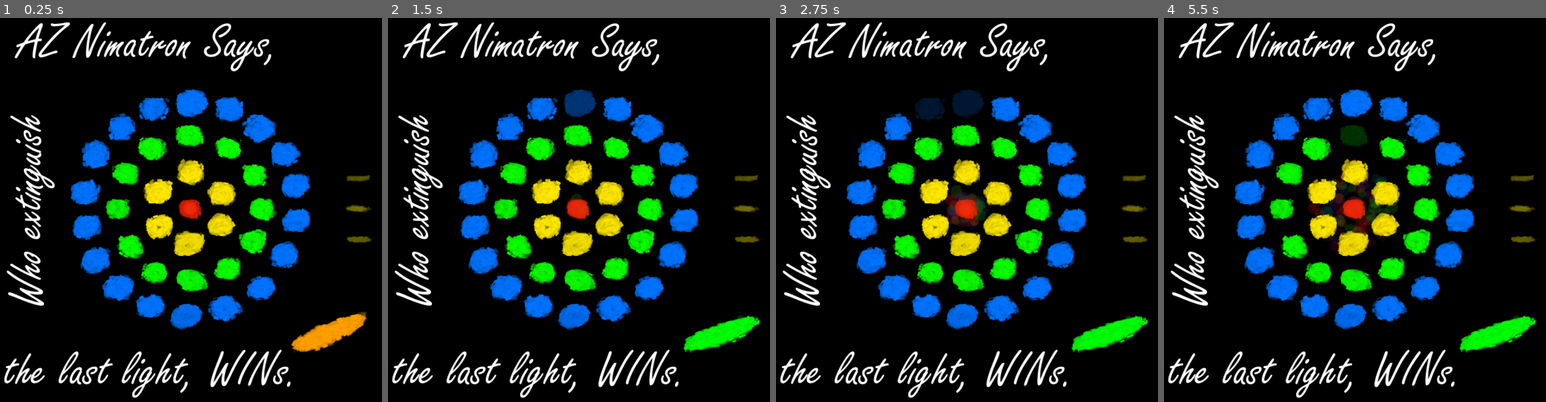
Above: before the commit, frames 1-4 (left to right).
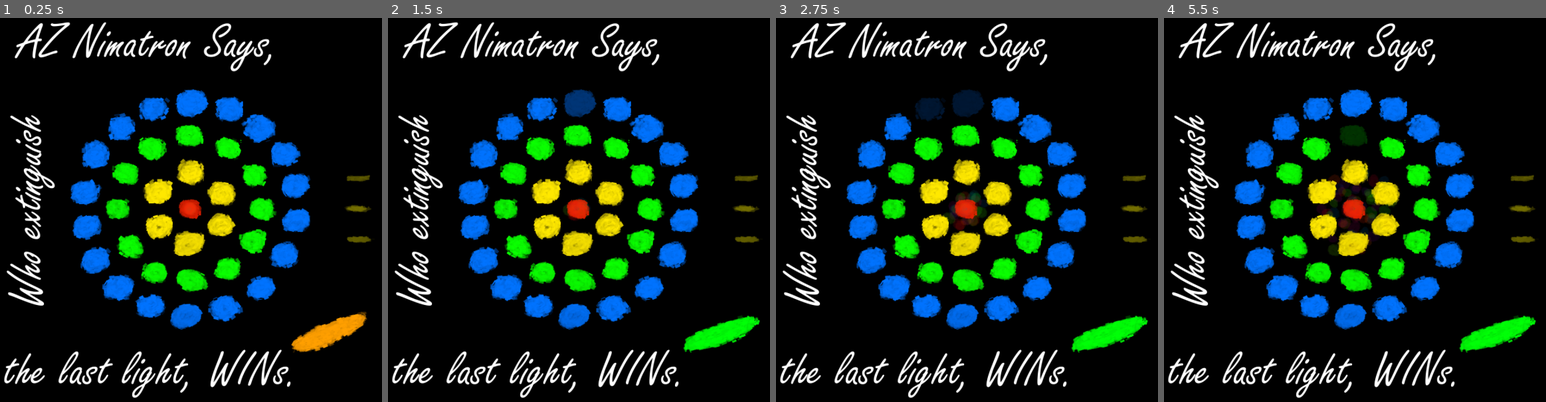
Above: after the commit, the same moments.

Repository: Sarvarian/Nimatron2021
Game: Godot game, scene res://main.tscn
Two runs of this game, one before a commit and one after it. Both use one fixed random seed, a clock stepped at 60 frames per second and the inputs below.
Inputs (mouse positions are in pixels of both pictures, inside the frame that each line leads up to):
- Up to frame 1 (0.25 s): no input
- Up to frame 2 (1.5 s): click (724, 336) at 0.5 s; tap Enter at 1.25 s; move the mouse to (666, 186) at 1.27 s; hold 0 (hue_shift_right) from 1.28 s (still down); hold = (add) from 1.28 s (still down); click (666, 186) at 1.42 s
- Up to frame 3 (2.75 s): move the mouse to (886, 229) at 2.02 s; release 0 (hue_shift_right) at 2.03 s; release = (add) at 2.03 s; hold 9 (hue_shift_left) from 2.03 s (still down); tap 4 (four) at 2.1 s
- Up to frame 4 (5.5 s): move the mouse to (1393, 121) at 2.77 s; release 9 (hue_shift_left) at 2.78 s; hold 0 (hue_shift_right) 2.78-4.28 s; tap 1 (one) at 2.85 s; move the mouse to (1335, 286) at 3.52 s; tap Keypad 5 (saturation_less) at 3.6 s; click (1335, 286) at 3.67 s; move the mouse to (1473, 267) at 4.27 s; hold Keypad 8 (saturation_more) 4.28-5.03 s; hold 9 (hue_shift_left) from 4.28 s (still down); move the mouse to (1232, 148) at 5.02 s; tap - (sub) at 5.1 s

The runs differ from the first frame. In frame 2, less than 0.1% of the frame differs, in the area x 45-53%, y 45-53%; in frame 3, 0.5%; in frame 4, 1.1%, in the area x 37-62%, y 38-62%.

Commit message:
some changes on prarticles.

Diff:
--- /dev/null
+++ b/Particles2DRoot.tscn
@@ -0,0 +1,28 @@
+[gd_scene load_steps=2 format=2]
+
+[ext_resource path="res://z1939_nimatron/assets/art/white_flower.tres" type="Texture" id=1]
+
+[node name="Particles2DRoot" type="Node2D"]
+__meta__ = {
+"_edit_group_": true
+}
+
+[node name="Particles2D" type="CPUParticles2D" parent="."]
+amount = 50
+lifetime = 100.0
+texture = ExtResource( 1 )
+direction = Vector2( 500, 500 )
+spread = 90.0
+initial_velocity = 100.0
+initial_velocity_random = 1.0
+angular_velocity = 20.0
+angular_velocity_random = 1.0
+orbit_velocity = 0.1
+scale_amount = 1.5
+scale_amount_random = 1.0
+color = Color( 1, 0, 0, 0.196078 )
+hue_variation = 0.35
+hue_variation_random = 1.0
+__meta__ = {
+"_edit_lock_": true
+}
--- a/main.tscn
+++ b/main.tscn
@@ -38,7 +38,6 @@
 [ext_resource path="res://z1939_nimatron/assets/art/light_blue/light_blue_6.tres" type="Texture" id=36]
 [ext_resource path="res://z1939_nimatron/assets/art/light_blue/light_blue_3.tres" type="Texture" id=37]
 [ext_resource path="res://z1939_nimatron/assets/art/light_blue/light_blue_13.tres" type="Texture" id=38]
-[ext_resource path="res://z1939_nimatron/assets/art/white_flower.tres" type="Texture" id=39]
 [ext_resource path="res://z1939_nimatron/assets/texts/who_extenguishes.tres" type="Texture" id=40]
 [ext_resource path="res://z1939_nimatron/assets/texts/az_nimatron_says.tres" type="Texture" id=41]
 [ext_resource path="res://z1939_nimatron/assets/texts/the_last_light_wins.tres" type="Texture" id=42]
@@ -52,6 +51,7 @@
 [ext_resource path="res://z1939_nimatron/assets/art/stars/star_off_1.tres" type="Texture" id=50]
 [ext_resource path="res://z1939_nimatron/assets/art/stars/star_on_1.tres" type="Texture" id=51]
 [ext_resource path="res://z1939_nimatron/assets/Oglsdl-Dr8v2.wav" type="AudioStream" id=52]
+[ext_resource path="res://Particles2DRoot.tscn" type="PackedScene" id=53]
 
 [sub_resource type="StyleBoxFlat" id=1]
 bg_color = Color( 1, 1, 1, 1 )
@@ -417,768 +417,80 @@
 "_edit_use_anchors_": false
 }
 
-[node name="Purticles" type="Node2D" parent="."]
+[node name="Purticles2" type="Node2D" parent="."]
 position = Vector2( 300, 300 )
 scale = Vector2( 0.05, 0.05 )
-__meta__ = {
-"_edit_group_": true,
-"_edit_lock_": true
-}
-
-[node name="Particles2D" type="CPUParticles2D" parent="Purticles"]
-amount = 50
-lifetime = 100.0
-texture = ExtResource( 39 )
-direction = Vector2( 500, 500 )
-spread = 90.0
-initial_velocity = 100.0
-initial_velocity_random = 1.0
-angular_velocity = 20.0
-angular_velocity_random = 1.0
-orbit_velocity = 0.1
-scale_amount = 1.5
-scale_amount_random = 1.0
-color = Color( 1, 0, 0, 0.196078 )
-hue_variation = 0.35
-hue_variation_random = 1.0
-__meta__ = {
-"_edit_lock_": true
-}
-
-[node name="Particles2D2" type="CPUParticles2D" parent="Purticles"]
-rotation = -0.174533
-amount = 50
-lifetime = 100.0
-texture = ExtResource( 39 )
-direction = Vector2( 500, 500 )
-spread = 90.0
-initial_velocity = 100.0
-initial_velocity_random = 1.0
-angular_velocity = 20.0
-angular_velocity_random = 1.0
-orbit_velocity = 0.1
-scale_amount = 1.5
-scale_amount_random = 1.0
-color = Color( 1, 0, 0, 0.196078 )
-hue_variation = 0.35
-hue_variation_random = 1.0
-__meta__ = {
-"_edit_lock_": true
-}
-
-[node name="Particles2D3" type="CPUParticles2D" parent="Purticles"]
-rotation = -0.349066
-amount = 50
-lifetime = 100.0
-texture = ExtResource( 39 )
-direction = Vector2( 500, 500 )
-spread = 90.0
-initial_velocity = 100.0
-initial_velocity_random = 1.0
-angular_velocity = 20.0
-angular_velocity_random = 1.0
-orbit_velocity = 0.1
-scale_amount = 1.5
-scale_amount_random = 1.0
-color = Color( 1, 0, 0, 0.196078 )
-hue_variation = 0.35
-hue_variation_random = 1.0
-__meta__ = {
-"_edit_lock_": true
-}
-
-[node name="Particles2D4" type="CPUParticles2D" parent="Purticles"]
-rotation = -0.523599
-amount = 50
-lifetime = 100.0
-texture = ExtResource( 39 )
-direction = Vector2( 500, 500 )
-spread = 90.0
-initial_velocity = 100.0
-initial_velocity_random = 1.0
-angular_velocity = 20.0
-angular_velocity_random = 1.0
-orbit_velocity = 0.1
-scale_amount = 1.5
-scale_amount_random = 1.0
-color = Color( 1, 0, 0, 0.196078 )
-hue_variation = 0.35
-hue_variation_random = 1.0
-__meta__ = {
-"_edit_lock_": true
-}
-
-[node name="Particles2D5" type="CPUParticles2D" parent="Purticles"]
-rotation = -0.698132
-amount = 50
-lifetime = 100.0
-texture = ExtResource( 39 )
-direction = Vector2( 500, 500 )
-spread = 90.0
-initial_velocity = 100.0
-initial_velocity_random = 1.0
-angular_velocity = 20.0
-angular_velocity_random = 1.0
-orbit_velocity = 0.1
-scale_amount = 1.5
-scale_amount_random = 1.0
-color = Color( 1, 0, 0, 0.196078 )
-hue_variation = 0.35
-hue_variation_random = 1.0
-__meta__ = {
-"_edit_lock_": true
-}
-
-[node name="Particles2D6" type="CPUParticles2D" parent="Purticles"]
-rotation = -0.872665
-amount = 50
-lifetime = 100.0
-texture = ExtResource( 39 )
-direction = Vector2( 500, 500 )
-spread = 90.0
-initial_velocity = 100.0
-initial_velocity_random = 1.0
-angular_velocity = 20.0
-angular_velocity_random = 1.0
-orbit_velocity = 0.1
-scale_amount = 1.5
-scale_amount_random = 1.0
-color = Color( 1, 0, 0, 0.196078 )
-hue_variation = 0.35
-hue_variation_random = 1.0
-__meta__ = {
-"_edit_lock_": true
-}
-
-[node name="Particles2D7" type="CPUParticles2D" parent="Purticles"]
+
+[node name="Particles2DRoot" parent="Purticles2" instance=ExtResource( 53 )]
+
+[node name="Particles2DRoot2" parent="Purticles2" instance=ExtResource( 53 )]
+rotation = -0.261799
+
+[node name="Particles2DRoot3" parent="Purticles2" instance=ExtResource( 53 )]
+rotation = -0.523598
+
+[node name="Particles2DRoot4" parent="Purticles2" instance=ExtResource( 53 )]
+rotation = -0.785397
+
+[node name="Particles2DRoot5" parent="Purticles2" instance=ExtResource( 53 )]
 rotation = -1.0472
-amount = 50
-lifetime = 100.0
-texture = ExtResource( 39 )
-direction = Vector2( 500, 500 )
-spread = 90.0
-initial_velocity = 100.0
-initial_velocity_random = 1.0
-angular_velocity = 20.0
-angular_velocity_random = 1.0
-orbit_velocity = 0.1
-scale_amount = 1.5
-scale_amount_random = 1.0
-color = Color( 1, 0, 0, 0.196078 )
-hue_variation = 0.35
-hue_variation_random = 1.0
-__meta__ = {
-"_edit_lock_": true
-}
-
-[node name="Particles2D8" type="CPUParticles2D" parent="Purticles"]
-rotation = -1.22173
-amount = 50
-lifetime = 100.0
-texture = ExtResource( 39 )
-direction = Vector2( 500, 500 )
-spread = 90.0
-initial_velocity = 100.0
-initial_velocity_random = 1.0
-angular_velocity = 20.0
-angular_velocity_random = 1.0
-orbit_velocity = 0.1
-scale_amount = 1.5
-scale_amount_random = 1.0
-color = Color( 1, 0, 0, 0.196078 )
-hue_variation = 0.35
-hue_variation_random = 1.0
-__meta__ = {
-"_edit_lock_": true
-}
-
-[node name="Particles2D9" type="CPUParticles2D" parent="Purticles"]
-rotation = -1.39626
-amount = 50
-lifetime = 100.0
-texture = ExtResource( 39 )
-direction = Vector2( 500, 500 )
-spread = 90.0
-initial_velocity = 100.0
-initial_velocity_random = 1.0
-angular_velocity = 20.0
-angular_velocity_random = 1.0
-orbit_velocity = 0.1
-scale_amount = 1.5
-scale_amount_random = 1.0
-color = Color( 1, 0, 0, 0.196078 )
-hue_variation = 0.35
-hue_variation_random = 1.0
-__meta__ = {
-"_edit_lock_": true
-}
-
-[node name="Particles2D10" type="CPUParticles2D" parent="Purticles"]
-rotation = -1.5708
-amount = 50
-lifetime = 100.0
-texture = ExtResource( 39 )
-direction = Vector2( 500, 500 )
-spread = 90.0
-initial_velocity = 100.0
-initial_velocity_random = 1.0
-angular_velocity = 20.0
-angular_velocity_random = 1.0
-orbit_velocity = 0.1
-scale_amount = 1.5
-scale_amount_random = 1.0
-color = Color( 1, 0, 0, 0.196078 )
-hue_variation = 0.35
-hue_variation_random = 1.0
-__meta__ = {
-"_edit_lock_": true
-}
-
-[node name="Particles2D11" type="CPUParticles2D" parent="Purticles"]
-rotation = -1.74533
-amount = 50
-lifetime = 100.0
-texture = ExtResource( 39 )
-direction = Vector2( 500, 500 )
-spread = 90.0
-initial_velocity = 100.0
-initial_velocity_random = 1.0
-angular_velocity = 20.0
-angular_velocity_random = 1.0
-orbit_velocity = 0.1
-scale_amount = 1.5
-scale_amount_random = 1.0
-color = Color( 1, 0, 0, 0.196078 )
-hue_variation = 0.35
-hue_variation_random = 1.0
-__meta__ = {
-"_edit_lock_": true
-}
-
-[node name="Particles2D12" type="CPUParticles2D" parent="Purticles"]
-rotation = -1.91986
-amount = 50
-lifetime = 100.0
-texture = ExtResource( 39 )
-direction = Vector2( 500, 500 )
-spread = 90.0
-initial_velocity = 100.0
-initial_velocity_random = 1.0
-angular_velocity = 20.0
-angular_velocity_random = 1.0
-orbit_velocity = 0.1
-scale_amount = 1.5
-scale_amount_random = 1.0
-color = Color( 1, 0, 0, 0.196078 )
-hue_variation = 0.35
-hue_variation_random = 1.0
-__meta__ = {
-"_edit_lock_": true
-}
-
-[node name="Particles2D13" type="CPUParticles2D" parent="Purticles"]
-rotation = -2.0944
-amount = 50
-lifetime = 100.0
-texture = ExtResource( 39 )
-direction = Vector2( 500, 500 )
-spread = 90.0
-initial_velocity = 100.0
-initial_velocity_random = 1.0
-angular_velocity = 20.0
-angular_velocity_random = 1.0
-orbit_velocity = 0.1
-scale_amount = 1.5
-scale_amount_random = 1.0
-color = Color( 1, 0, 0, 0.196078 )
-hue_variation = 0.35
-hue_variation_random = 1.0
-__meta__ = {
-"_edit_lock_": true
-}
-
-[node name="Particles2D14" type="CPUParticles2D" parent="Purticles"]
-rotation = -2.26893
-amount = 50
-lifetime = 100.0
-texture = ExtResource( 39 )
-direction = Vector2( 500, 500 )
-spread = 90.0
-initial_velocity = 100.0
-initial_velocity_random = 1.0
-angular_velocity = 20.0
-angular_velocity_random = 1.0
-orbit_velocity = 0.1
-scale_amount = 1.5
-scale_amount_random = 1.0
-color = Color( 1, 0, 0, 0.196078 )
-hue_variation = 0.35
-hue_variation_random = 1.0
-__meta__ = {
-"_edit_lock_": true
-}
-
-[node name="Particles2D15" type="CPUParticles2D" parent="Purticles"]
-rotation = -2.44346
-amount = 50
-lifetime = 100.0
-texture = ExtResource( 39 )
-direction = Vector2( 500, 500 )
-spread = 90.0
-initial_velocity = 100.0
-initial_velocity_random = 1.0
-angular_velocity = 20.0
-angular_velocity_random = 1.0
-orbit_velocity = 0.1
-scale_amount = 1.5
-scale_amount_random = 1.0
-color = Color( 1, 0, 0, 0.196078 )
-hue_variation = 0.35
-hue_variation_random = 1.0
-__meta__ = {
-"_edit_lock_": true
-}
-
-[node name="Particles2D16" type="CPUParticles2D" parent="Purticles"]
+
+[node name="Particles2DRoot6" parent="Purticles2" instance=ExtResource( 53 )]
+rotation = -1.309
+
+[node name="Particles2DRoot7" parent="Purticles2" instance=ExtResource( 53 )]
+rotation = -1.57079
+
+[node name="Particles2DRoot8" parent="Purticles2" instance=ExtResource( 53 )]
+rotation = -1.83259
+
+[node name="Particles2DRoot9" parent="Purticles2" instance=ExtResource( 53 )]
+rotation = -2.09439
+
+[node name="Particles2DRoot10" parent="Purticles2" instance=ExtResource( 53 )]
+rotation = -2.35619
+
+[node name="Particles2DRoot11" parent="Purticles2" instance=ExtResource( 53 )]
 rotation = -2.61799
-amount = 50
-lifetime = 100.0
-texture = ExtResource( 39 )
-direction = Vector2( 500, 500 )
-spread = 90.0
-initial_velocity = 100.0
-initial_velocity_random = 1.0
-angular_velocity = 20.0
-angular_velocity_random = 1.0
-orbit_velocity = 0.1
-scale_amount = 1.5
-scale_amount_random = 1.0
-color = Color( 1, 0, 0, 0.196078 )
-hue_variation = 0.35
-hue_variation_random = 1.0
-__meta__ = {
-"_edit_lock_": true
-}
-
-[node name="Particles2D17" type="CPUParticles2D" parent="Purticles"]
-rotation = -2.79253
-amount = 50
-lifetime = 100.0
-texture = ExtResource( 39 )
-direction = Vector2( 500, 500 )
-spread = 90.0
-initial_velocity = 100.0
-initial_velocity_random = 1.0
-angular_velocity = 20.0
-angular_velocity_random = 1.0
-orbit_velocity = 0.1
-scale_amount = 1.5
-scale_amount_random = 1.0
-color = Color( 1, 0, 0, 0.196078 )
-hue_variation = 0.35
-hue_variation_random = 1.0
-__meta__ = {
-"_edit_lock_": true
-}
-
-[node name="Particles2D18" type="CPUParticles2D" parent="Purticles"]
-rotation = -2.96706
-amount = 50
-lifetime = 100.0
-texture = ExtResource( 39 )
-direction = Vector2( 500, 500 )
-spread = 90.0
-initial_velocity = 100.0
-initial_velocity_random = 1.0
-angular_velocity = 20.0
-angular_velocity_random = 1.0
-orbit_velocity = 0.1
-scale_amount = 1.5
-scale_amount_random = 1.0
-color = Color( 1, 0, 0, 0.196078 )
-hue_variation = 0.35
-hue_variation_random = 1.0
-__meta__ = {
-"_edit_lock_": true
-}
-
-[node name="Particles2D19" type="CPUParticles2D" parent="Purticles"]
+
+[node name="Particles2DRoot12" parent="Purticles2" instance=ExtResource( 53 )]
+rotation = -2.87979
+
+[node name="Particles2DRoot13" parent="Purticles2" instance=ExtResource( 53 )]
 rotation = -3.14159
-amount = 50
-lifetime = 100.0
-texture = ExtResource( 39 )
-direction = Vector2( 500, 500 )
-spread = 90.0
-initial_velocity = 100.0
-initial_velocity_random = 1.0
-angular_velocity = 20.0
-angular_velocity_random = 1.0
-orbit_velocity = 0.1
-scale_amount = 1.5
-scale_amount_random = 1.0
-color = Color( 1, 0, 0, 0.196078 )
-hue_variation = 0.35
-hue_variation_random = 1.0
-__meta__ = {
-"_edit_lock_": true
-}
-
-[node name="Particles2D20" type="CPUParticles2D" parent="Purticles"]
-rotation = -3.31613
-amount = 50
-lifetime = 100.0
-texture = ExtResource( 39 )
-direction = Vector2( 500, 500 )
-spread = 90.0
-initial_velocity = 100.0
-initial_velocity_random = 1.0
-angular_velocity = 20.0
-angular_velocity_random = 1.0
-orbit_velocity = 0.1
-scale_amount = 1.5
-scale_amount_random = 1.0
-color = Color( 1, 0, 0, 0.196078 )
-hue_variation = 0.35
-hue_variation_random = 1.0
-__meta__ = {
-"_edit_lock_": true
-}
-
-[node name="Particles2D21" type="CPUParticles2D" parent="Purticles"]
-rotation = -3.49066
-amount = 50
-lifetime = 100.0
-texture = ExtResource( 39 )
-direction = Vector2( 500, 500 )
-spread = 90.0
-initial_velocity = 100.0
-initial_velocity_random = 1.0
-angular_velocity = 20.0
-angular_velocity_random = 1.0
-orbit_velocity = 0.1
-scale_amount = 1.5
-scale_amount_random = 1.0
-color = Color( 1, 0, 0, 0.196078 )
-hue_variation = 0.35
-hue_variation_random = 1.0
-__meta__ = {
-"_edit_lock_": true
-}
-
-[node name="Particles2D22" type="CPUParticles2D" parent="Purticles"]
+
+[node name="Particles2DRoot14" parent="Purticles2" instance=ExtResource( 53 )]
+rotation = -3.40339
+
+[node name="Particles2DRoot15" parent="Purticles2" instance=ExtResource( 53 )]
 rotation = -3.66519
-amount = 50
-lifetime = 100.0
-texture = ExtResource( 39 )
-direction = Vector2( 500, 500 )
-spread = 90.0
-initial_velocity = 100.0
-initial_velocity_random = 1.0
-angular_velocity = 20.0
-angular_velocity_random = 1.0
-orbit_velocity = 0.1
-scale_amount = 1.5
-scale_amount_random = 1.0
-color = Color( 1, 0, 0, 0.196078 )
-hue_variation = 0.35
-hue_variation_random = 1.0
-__meta__ = {
-"_edit_lock_": true
-}
-
-[node name="Particles2D23" type="CPUParticles2D" parent="Purticles"]
-rotation = -3.83972
-amount = 50
-lifetime = 100.0
-texture = ExtResource( 39 )
-direction = Vector2( 500, 500 )
-spread = 90.0
-initial_velocity = 100.0
-initial_velocity_random = 1.0
-angular_velocity = 20.0
-angular_velocity_random = 1.0
-orbit_velocity = 0.1
-scale_amount = 1.5
-scale_amount_random = 1.0
-color = Color( 1, 0, 0, 0.196078 )
-hue_variation = 0.35
-hue_variation_random = 1.0
-__meta__ = {
-"_edit_lock_": true
-}
-
-[node name="Particles2D24" type="CPUParticles2D" parent="Purticles"]
-rotation = -4.01426
-amount = 50
-lifetime = 100.0
-texture = ExtResource( 39 )
-direction = Vector2( 500, 500 )
-spread = 90.0
-initial_velocity = 100.0
-initial_velocity_random = 1.0
-angular_velocity = 20.0
-angular_velocity_random = 1.0
-orbit_velocity = 0.1
-scale_amount = 1.5
-scale_amount_random = 1.0
-color = Color( 1, 0, 0, 0.196078 )
-hue_variation = 0.35
-hue_variation_random = 1.0
-__meta__ = {
-"_edit_lock_": true
-}
-
-[node name="Particles2D25" type="CPUParticles2D" parent="Purticles"]
-rotation = -4.18879
-amount = 50
-lifetime = 100.0
-texture = ExtResource( 39 )
-direction = Vector2( 500, 500 )
-spread = 90.0
-initial_velocity = 100.0
-initial_velocity_random = 1.0
-angular_velocity = 20.0
-angular_velocity_random = 1.0
-orbit_velocity = 0.1
-scale_amount = 1.5
-scale_amount_random = 1.0
-color = Color( 1, 0, 0, 0.196078 )
-hue_variation = 0.35
-hue_variation_random = 1.0
-__meta__ = {
-"_edit_lock_": true
-}
-
-[node name="Particles2D26" type="CPUParticles2D" parent="Purticles"]
-rotation = -4.36332
-amount = 50
-lifetime = 100.0
-texture = ExtResource( 39 )
-direction = Vector2( 500, 500 )
-spread = 90.0
-initial_velocity = 100.0
-initial_velocity_random = 1.0
-angular_velocity = 20.0
-angular_velocity_random = 1.0
-orbit_velocity = 0.1
-scale_amount = 1.5
-scale_amount_random = 1.0
-color = Color( 1, 0, 0, 0.196078 )
-hue_variation = 0.35
-hue_variation_random = 1.0
-__meta__ = {
-"_edit_lock_": true
-}
-
-[node name="Particles2D27" type="CPUParticles2D" parent="Purticles"]
-rotation = -4.53786
-amount = 50
-lifetime = 100.0
-texture = ExtResource( 39 )
-direction = Vector2( 500, 500 )
-spread = 90.0
-initial_velocity = 100.0
-initial_velocity_random = 1.0
-angular_velocity = 20.0
-angular_velocity_random = 1.0
-orbit_velocity = 0.1
-scale_amount = 1.5
-scale_amount_random = 1.0
-color = Color( 1, 0, 0, 0.196078 )
-hue_variation = 0.35
-hue_variation_random = 1.0
-__meta__ = {
-"_edit_lock_": true
-}
-
-[node name="Particles2D28" type="CPUParticles2D" parent="Purticles"]
-rotation = -4.71239
-amount = 50
-lifetime = 100.0
-texture = ExtResource( 39 )
-direction = Vector2( 500, 500 )
-spread = 90.0
-initial_velocity = 100.0
-initial_velocity_random = 1.0
-angular_velocity = 20.0
-angular_velocity_random = 1.0
-orbit_velocity = 0.1
-scale_amount = 1.5
-scale_amount_random = 1.0
-color = Color( 1, 0, 0, 0.196078 )
-hue_variation = 0.35
-hue_variation_random = 1.0
-__meta__ = {
-"_edit_lock_": true
-}
-
-[node name="Particles2D29" type="CPUParticles2D" parent="Purticles"]
-rotation = -4.88692
-amount = 50
-lifetime = 100.0
-texture = ExtResource( 39 )
-direction = Vector2( 500, 500 )
-spread = 90.0
-initial_velocity = 100.0
-initial_velocity_random = 1.0
-angular_velocity = 20.0
-angular_velocity_random = 1.0
-orbit_velocity = 0.1
-scale_amount = 1.5
-scale_amount_random = 1.0
-color = Color( 1, 0, 0, 0.196078 )
-hue_variation = 0.35
-hue_variation_random = 1.0
-__meta__ = {
-"_edit_lock_": true
-}
-
-[node name="Particles2D30" type="CPUParticles2D" parent="Purticles"]
-rotation = -5.06145
-amount = 50
-lifetime = 100.0
-texture = ExtResource( 39 )
-direction = Vector2( 500, 500 )
-spread = 90.0
-initial_velocity = 100.0
-initial_velocity_random = 1.0
-angular_velocity = 20.0
-angular_velocity_random = 1.0
-orbit_velocity = 0.1
-scale_amount = 1.5
-scale_amount_random = 1.0
-color = Color( 1, 0, 0, 0.196078 )
-hue_variation = 0.35
-hue_variation_random = 1.0
-__meta__ = {
-"_edit_lock_": true
-}
-
-[node name="Particles2D31" type="CPUParticles2D" parent="Purticles"]
-rotation = -5.23599
-amount = 50
-lifetime = 100.0
-texture = ExtResource( 39 )
-direction = Vector2( 500, 500 )
-spread = 90.0
-initial_velocity = 100.0
-initial_velocity_random = 1.0
-angular_velocity = 20.0
-angular_velocity_random = 1.0
-orbit_velocity = 0.1
-scale_amount = 1.5
-scale_amount_random = 1.0
-color = Color( 1, 0, 0, 0.196078 )
-hue_variation = 0.35
-hue_variation_random = 1.0
-__meta__ = {
-"_edit_lock_": true
-}
-
-[node name="Particles2D32" type="CPUParticles2D" parent="Purticles"]
-rotation = -5.41052
-amount = 50
-lifetime = 100.0
-texture = ExtResource( 39 )
-direction = Vector2( 500, 500 )
-spread = 90.0
-initial_velocity = 100.0
-initial_velocity_random = 1.0
-angular_velocity = 20.0
-angular_velocity_random = 1.0
-orbit_velocity = 0.1
-scale_amount = 1.5
-scale_amount_random = 1.0
-color = Color( 1, 0, 0, 0.196078 )
-hue_variation = 0.35
-hue_variation_random = 1.0
-__meta__ = {
-"_edit_lock_": true
-}
-
-[node name="Particles2D33" type="CPUParticles2D" parent="Purticles"]
-rotation = -5.58505
-amount = 50
-lifetime = 100.0
-texture = ExtResource( 39 )
-direction = Vector2( 500, 500 )
-spread = 90.0
-initial_velocity = 100.0
-initial_velocity_random = 1.0
-angular_velocity = 20.0
-angular_velocity_random = 1.0
-orbit_velocity = 0.1
-scale_amount = 1.5
-scale_amount_random = 1.0
-color = Color( 1, 0, 0, 0.196078 )
-hue_variation = 0.35
-hue_variation_random = 1.0
-__meta__ = {
-"_edit_lock_": true
-}
-
-[node name="Particles2D34" type="CPUParticles2D" parent="Purticles"]
-rotation = -5.75959
-amount = 50
-lifetime = 100.0
-texture = ExtResource( 39 )
-direction = Vector2( 500, 500 )
-spread = 90.0
-initial_velocity = 100.0
-initial_velocity_random = 1.0
-angular_velocity = 20.0
-angular_velocity_random = 1.0
-orbit_velocity = 0.1
-scale_amount = 1.5
-scale_amount_random = 1.0
-color = Color( 1, 0, 0, 0.196078 )
-hue_variation = 0.35
-hue_variation_random = 1.0
-__meta__ = {
-"_edit_lock_": true
-}
-
-[node name="Particles2D35" type="CPUParticles2D" parent="Purticles"]
-rotation = -5.93412
-amount = 50
-lifetime = 100.0
-texture = ExtResource( 39 )
-direction = Vector2( 500, 500 )
-spread = 90.0
-initial_velocity = 100.0
-initial_velocity_random = 1.0
-angular_velocity = 20.0
-angular_velocity_random = 1.0
-orbit_velocity = 0.1
-scale_amount = 1.5
-scale_amount_random = 1.0
-color = Color( 1, 0, 0, 0.196078 )
-hue_variation = 0.35
-hue_variation_random = 1.0
-__meta__ = {
-"_edit_lock_": true
-}
-
-[node name="Particles2D36" type="CPUParticles2D" parent="Purticles"]
-rotation = -6.10865
-amount = 50
-lifetime = 100.0
-texture = ExtResource( 39 )
-direction = Vector2( 500, 500 )
-spread = 90.0
-initial_velocity = 100.0
-initial_velocity_random = 1.0
-angular_velocity = 20.0
-angular_velocity_random = 1.0
-orbit_velocity = 0.1
-scale_amount = 1.5
-scale_amount_random = 1.0
-color = Color( 1, 0, 0, 0.196078 )
-hue_variation = 0.35
-hue_variation_random = 1.0
-__meta__ = {
-"_edit_lock_": true
-}
+
+[node name="Particles2DRoot16" parent="Purticles2" instance=ExtResource( 53 )]
+rotation = -3.92699
+
+[node name="Particles2DRoot17" parent="Purticles2" instance=ExtResource( 53 )]
+rotation = -4.18878
+
+[node name="Particles2DRoot18" parent="Purticles2" instance=ExtResource( 53 )]
+rotation = -4.45058
+
+[node name="Particles2DRoot19" parent="Purticles2" instance=ExtResource( 53 )]
+rotation = -4.71238
+
+[node name="Particles2DRoot20" parent="Purticles2" instance=ExtResource( 53 )]
+rotation = -4.97418
+
+[node name="Particles2DRoot21" parent="Purticles2" instance=ExtResource( 53 )]
+rotation = -5.23598
+
+[node name="Particles2DRoot22" parent="Purticles2" instance=ExtResource( 53 )]
+rotation = -5.49778
+
+[node name="Particles2DRoot23" parent="Purticles2" instance=ExtResource( 53 )]
+rotation = -5.75958
+
+[node name="Particles2DRoot24" parent="Purticles2" instance=ExtResource( 53 )]
+rotation = -6.02138
 
 [node name="Game" type="Node2D" parent="."]
 position = Vector2( 300, 300 )
